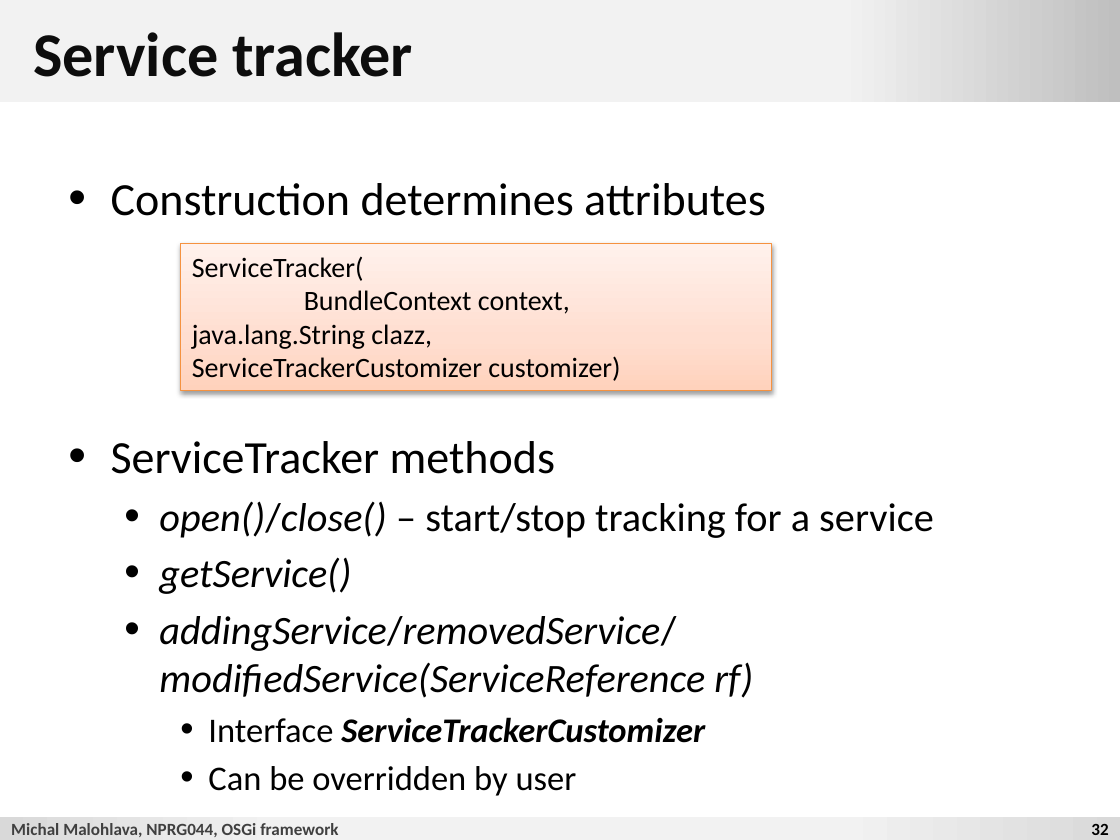
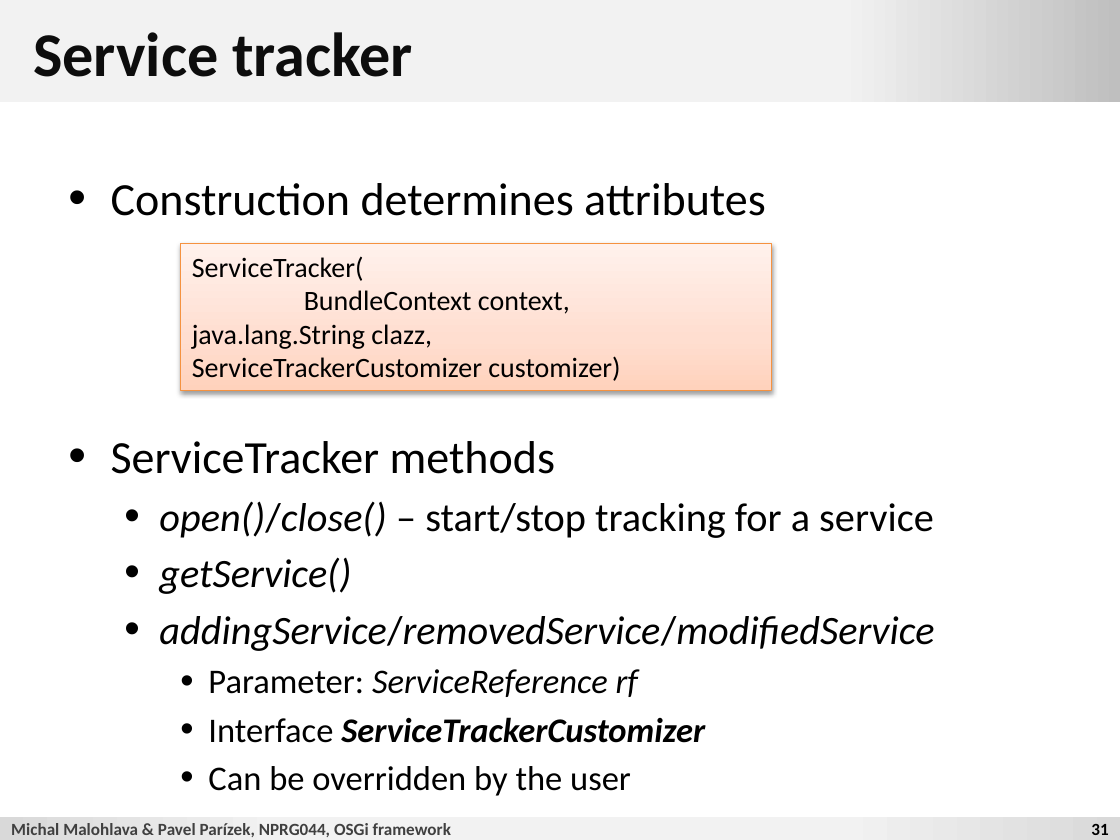
Before and after one commit to d3slect/nprg044-eclipse-platform, a slide deck: slide 31 of slides/2012-13/01-osgi/01-osgi.pptx (slide 32 before the commit). Drawn at 1120x840 pixels with LibreOffice and Linux fonts; fonts in the diff are those of the drawing; background and template pictures are left out. Boxes give left, top, right and bottom in pixels: in the first picture for what was removed or moved away, otherwise in the second. Text is boxed around its words. In the diff, an @@ line names an element or a change of style, - is before the commit and + after.

Commit message:
osgi

```diff
--- a/slides/2012-13/01-osgi/01-osgi.pptx
+++ b/slides/2012-13/01-osgi/01-osgi.pptx
@@ text at (159,616,934,697): text changed @@
-  • addingService/removedService/modifiedService(ServiceReference rf)
+  • addingService/removedService/modifiedService
+    • Parameter: ServiceReference rf
@@ text at (208,766,631,796): text changed @@
-    • Can be overridden by user
+    • Can be overridden by the user
@@ text at (11,823,451,837): text changed @@
-Michal Malohlava, NPRG044, OSGi framework
+Michal Malohlava & Pavel Parízek, NPRG044, OSGi framework
@@ page number at (1091,824,1108,835): text changed @@
-32
+31
```
Also in this commit, not shown: 41 other slides changed, 2 slides removed, 58 other files.
